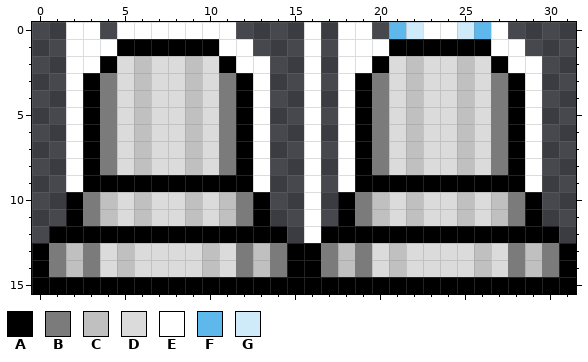
File history of a pixel-art sprite, Aperture/Assets/Materials/SPRITES-LAZER-01/LAZER-BACK-ON+OFF.png. This is how it looked before the edit.
The file is 32x16 pixels. Colours within 5 levels of each other are drawn and written as one.
Palette (. is transparent): A #000000  B #7b7b7b  C #c0c0c0  D #dbdbdb  E #ffffff  F #5eb8ec  G #cfeaf9
Pixels before, first column x 0:
 0 ..EE.EEEEEEE....E.EE.FGEEGFE....
 1 ..EEEAAAAAAEE...E.EEEAAAAAAEE...
 2 ..EEADCDDCDAEE..E.EEADCDDCDAEE..
 3 ..EABDCDDCDBAE..E.EABDCDDCDBAE..
 4 ..EABDCDDCDBAE..E.EABDCDDCDBAE..
 5 ..EABDCDDCDBAE..E.EABDCDDCDBAE..
 6 ..EABDCDDCDBAE..E.EABDCDDCDBAE..
 7 ..EABDCDDCDBAE..E.EABDCDDCDBAE..
 8 ..EABDCDDCDBAE..E.EABDCDDCDBAE..
 9 ..EAAAAAAAAAAE..E.EAAAAAAAAAAE..
10 ..ABCDCDDCDCBA..E.ABCDCDDCDCBA..
11 ..ABCDCDDCDCBA..E.ABCDCDDCDCBA..
12 .AAAAAAAAAAAAAA.EAAAAAAAAAAAAAA.
13 ABCBDCDDDDCDBCBAABCBDCDDDDCDBCBA
14 ABCBDCDDDDCDBCBAABCBDCDDDDCDBCBA
15 AAAAAAAAAAAAAAAAAAAAAAAAAAAAAAAA
The same view after the edit:
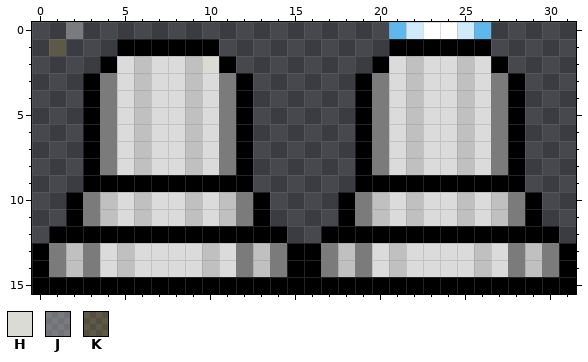
Colours new in this view: H #dbdbd5  J #ffffff47  K #f6c22322
Difference:
{"y":0,"x":2,"old":"EE","new":"J."}
{"y":0,"x":5,"old":"EEEEEEE","new":"......."}
{"y":0,"x":16,"old":"E","new":"."}
{"y":0,"x":18,"old":"EE","new":".."}
{"y":0,"x":27,"old":"E","new":"."}
{"y":1,"x":1,"old":".EEE","new":"K..."}
{"y":1,"x":11,"old":"EE","new":".."}
{"y":1,"x":16,"old":"E","new":"."}
{"y":1,"x":18,"old":"EEE","new":"..."}
{"y":1,"x":27,"old":"EE","new":".."}
{"y":2,"x":2,"old":"EE","new":".."}
{"y":2,"x":10,"old":"D","new":"H"}
{"y":2,"x":12,"old":"EE","new":".."}
{"y":2,"x":16,"old":"E","new":"."}
{"y":2,"x":18,"old":"EE","new":".."}
{"y":2,"x":28,"old":"EE","new":".."}
{"y":3,"x":2,"old":"E","new":"."}
{"y":3,"x":13,"old":"E","new":"."}
{"y":3,"x":16,"old":"E","new":"."}
{"y":3,"x":18,"old":"E","new":"."}
{"y":3,"x":29,"old":"E","new":"."}
{"y":4,"x":2,"old":"E","new":"."}
{"y":4,"x":13,"old":"E","new":"."}
{"y":4,"x":16,"old":"E","new":"."}
{"y":4,"x":18,"old":"E","new":"."}
{"y":4,"x":29,"old":"E","new":"."}
{"y":5,"x":2,"old":"E","new":"."}
{"y":5,"x":13,"old":"E","new":"."}
{"y":5,"x":16,"old":"E","new":"."}
{"y":5,"x":18,"old":"E","new":"."}
{"y":5,"x":29,"old":"E","new":"."}
{"y":6,"x":2,"old":"E","new":"."}
{"y":6,"x":13,"old":"E","new":"."}
{"y":6,"x":16,"old":"E","new":"."}
{"y":6,"x":18,"old":"E","new":"."}
{"y":6,"x":29,"old":"E","new":"."}
{"y":7,"x":2,"old":"E","new":"."}
{"y":7,"x":13,"old":"E","new":"."}
{"y":7,"x":16,"old":"E","new":"."}
{"y":7,"x":18,"old":"E","new":"."}
{"y":7,"x":29,"old":"E","new":"."}
{"y":8,"x":2,"old":"E","new":"."}
{"y":8,"x":13,"old":"E","new":"."}
{"y":8,"x":16,"old":"E","new":"."}
{"y":8,"x":18,"old":"E","new":"."}
{"y":8,"x":29,"old":"E","new":"."}
{"y":9,"x":2,"old":"E","new":"."}
{"y":9,"x":13,"old":"E","new":"."}
{"y":9,"x":16,"old":"E","new":"."}
{"y":9,"x":18,"old":"E","new":"."}
{"y":9,"x":29,"old":"E","new":"."}
{"y":10,"x":16,"old":"E","new":"."}
{"y":11,"x":16,"old":"E","new":"."}
{"y":12,"x":16,"old":"E","new":"."}
{"label":"changed","picture_box":[49,22,389,243]}
{"label":"erased","picture_box":[491,22,542,192]}
